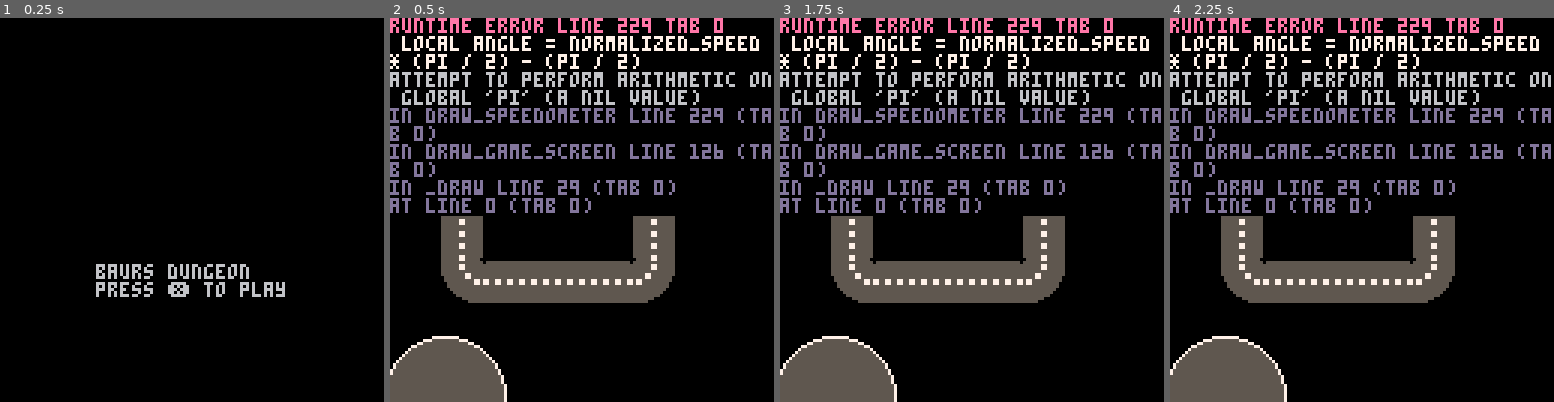
Above: before the commit, frames 1-4 (left to right).
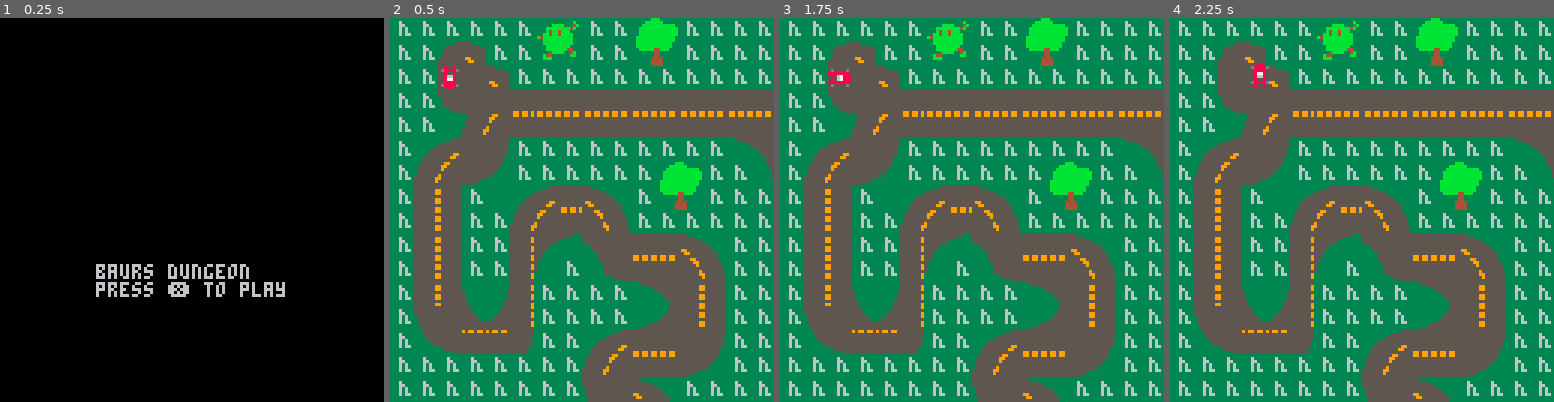
Above: after the commit, the same moments.

Repository: The-Zealander/Vektor-race-clone
Game: PICO-8 cartridge racinggame.p8
Same seed, same stepped clock (60 frames per second), same inputs: the game is played once before the commit and once after it.
Inputs:
- Up to frame 1 (0.25 s): no input
- Up to frame 2 (0.5 s): tap X (X key) at 0.33 s
- Up to frame 3 (1.75 s): tap X (X key) at 1.07 s; hold Right from 1.6 s (still down)
- Up to frame 4 (2.25 s): tap X (X key) at 1.85 s; release Right at 2.1 s; hold Up from 2.15 s (still down)

Frame 1 is identical in both runs. In frame 2, 96% of the frame differs, in the area x 0-100%, y 0-100%; in frame 3, 96%; in frame 4, 96%.
Error before the commit: runtime error line 229 tab 0; local angle = normalized_speed * (pi / 2) - (pi / 2); attempt to perform arithmetic on global 'pi' (a nil value)

Commit message:
Add files via upload

Diff:
--- a/racinggame.p8
+++ b/racinggame.p8
@@ -121,91 +121,115 @@
   current_interaction_text = ""
  end
 end
-
+pal(table, 2)
 function draw_game_screen()
- cls(0)
+ cls(3)
  map()
  draw_player()
- draw_speedometer(18+cam_x, 126+cam_y, 20)
+--- draw_speedometer(18+cam_x, 126+cam_y, 20)
  draw_iui()
 end
 -->8
 -- player/player
-
 player = {
- x = 60,
- y = 60,
- dx = 0, -- horizontal velocity
- dy = 0, -- vertical velocity
- max_kph = 170, -- max speed in kph
- max_speed = 1.5, -- max speed in game units
- accel_kph = 10, -- acceleration in kph per second
- decel_kph = 5, -- deceleration in kph per second
- friction = 0.98, -- friction factor for natural slowdown
- direction = "down", -- initial direction
+  x = 0,
+  y = 0,
+  dx = 0, -- horizontal velocity
+  dy = 0, -- vertical velocity
+  max_kph = 300, -- max speed in kph
+  max_speed = 10, -- max speed in game units
+  accel_kph = 10, -- acceleration in kph per second
+  decel_kph = 5, -- deceleration in kph per second
+  friction = 0.95, -- friction factor for natural slowdown
+  direction = "down", -- initial direction
 }
 
 function init_player()
- player.x = 16
- player.y = 16
- player.dx = 0
- player.dy = 0
- player.direction = "down"
+  player.x = 16
+  player.y = 16
+  player.dx = 0
+  player.dy = 0
+  player.direction = "down"
+end
+
+-- new function: check if the player touches a tile with flag 7
+function check_restart()
+  -- get the tile at the player's current position
+  local tile_x = flr(player.x / 8) -- convert position to tile index
+  local tile_y = flr(player.y / 8)
+
+  -- get the tile id at the player's position
+  local tile_id = mget(tile_x, tile_y)
+
+  -- new: check if the tile has flag 7 set
+  if fget(tile_id, 7) then
+    restart_game() -- restart the game if flag 7 is set
+  end
+end
+
+-- new function: restart the game by resetting the player's state
+function restart_game()
+  -- reset player position and other state
+  init_player() -- reinitializes the player to the starting position
+  -- you can reset other variables here if needed
 end
 
 function update_player()
- -- convert max speed in kph to game units
- local max_game_speed = player.max_kph / 170 -- scale factor
- local accel = player.accel_kph / 170
- local decel = player.decel_kph / 170
-
- -- acceleration logic for velocity vector
- if btn(⬅️) then
-  player.dx = max(player.dx - accel, -max_game_speed)
-  player.direction = "left"
- elseif btn(➡️) then
-  player.dx = min(player.dx + accel, max_game_speed)
-  player.direction = "right"
- else
-  -- decelerate horizontally
-  player.dx *= player.friction
- end
-
- if btn(⬆️) then
-  player.dy = max(player.dy - accel, -max_game_speed)
-  player.direction = "up"
- elseif btn(⬇️) then
-  player.dy = min(player.dy + accel, max_game_speed)
-  player.direction = "down"
- else
-  -- decelerate vertically
-  player.dy *= player.friction
- end
-
- -- update position based on velocity
- local new_x = player.x + player.dx
- local new_y = player.y + player.dy
-
- -- prevent movement into walls
- if not is_wall_tile_area(new_x, player.y) then
-  player.x = new_x
- end
- if not is_wall_tile_area(player.x, new_y) then
-  player.y = new_y
- end
+  -- convert max speed in kph to game units
+  local max_game_speed = player.max_kph / 170 -- scale factor
+  local accel = player.accel_kph / 170
+  local decel = player.decel_kph / 170
+
+  -- acceleration logic for velocity vector
+  if btn(⬅️) then
+    player.dx = max(player.dx - accel, -max_game_speed)
+    player.direction = "left"
+  elseif btn(➡️) then
+    player.dx = min(player.dx + accel, max_game_speed)
+    player.direction = "right"
+  else
+    -- decelerate horizontally
+    player.dx *= player.friction
+  end
+
+  if btn(⬆️) then
+    player.dy = max(player.dy - accel, -max_game_speed)
+    player.direction = "up"
+  elseif btn(⬇️) then
+    player.dy = min(player.dy + accel, max_game_speed)
+    player.direction = "down"
+  else
+    -- decelerate vertically
+    player.dy *= player.friction
+  end
+
+  -- update position based on velocity
+  local new_x = player.x + player.dx
+  local new_y = player.y + player.dy
+
+  -- prevent movement into walls
+  if not is_wall_tile_area(new_x, player.y) then
+    player.x = new_x
+  end
+  if not is_wall_tile_area(player.x, new_y) then
+    player.y = new_y
+  end
+
+  -- new: check if player touches a tile with flag 7
+  check_restart()
 end
 
 function draw_player()
- -- draw the player sprite based on direction
- if player.direction == "up" then
-  spr(1, player.x, player.y)
- elseif player.direction == "down" then
-  spr(3, player.x, player.y)
- elseif player.direction == "left" then
-  spr(2, player.x, player.y)
- elseif player.direction == "right" then
-  spr(4, player.x, player.y)
- end
+  -- draw the player sprite based on direction
+  if player.direction == "up" then
+    spr(1, player.x, player.y)
+  elseif player.direction == "down" then
+    spr(3, player.x, player.y)
+  elseif player.direction == "left" then
+    spr(2, player.x, player.y)
+  elseif player.direction == "right" then
+    spr(4, player.x, player.y)
+  end
 end
 
 -->8
@@ -512,18 +536,29 @@
 
 
 __gff__
-0000000000000000000000000000000000000000000000000000000000000000000000000000000000000000000000000000000000000000000000000000000000000000000000000000000000000000000000000000000000000000000000000000000000000000000000000000010003030303020200000003000300000001
+0000000000000000000000000000000000000000000000000000000000000000000000000000000000000000000000000000000000000000000000000000000000000000000000008000000000000000000000000000000000000000000000000000000000000000000000000000010003030303020200000003000300000001
 0000000000000000000000000000000000000000000000000000000000000000000000000000000000000000000000000000000000000000000000000000000000000000000000000000000000000000000000000000000000000000000000000000000000000000000000000000000000000000000000000000000000000000
 __map__
-000000000000000000000000000000000000000000000000000000000000000000000000000000000000000000000000000000000000000000000000000000000000003d3d3d3d3d3d3d3d3d3d3d3d00000000000000000000000000000000000000000000000000000000000000000000000000000000000000000000000000
-000000000000000000000000000000000000000000000000000000000000000000000000000000000000000000000000000000000000000000000000000000000000003d3d3d3d3d3d3d3d3d3d3d3d00000000000000000000000000000000000000000000000000000000000000000000000000000000000000000000000000
-0000cccdeaebeaebeaebeaebcecf00000000000000000000000000000000000000000000000000000000000000000000000000000000000000000000000000000000003d3d3d3d3d3d3d3d3d3d3d3d00000000000000000000000000000000000000000000000000000000000000000000000000000000000000000000000000
-0000dcddfafbfafbfafbfafbdedf00000000000000000000000000000000000000000000000000000000000000000000000000000000000000000000000000000000003d3d3d3d3d3d3d3d3d3d3d3d00000000000000000000000000000000000000000000000000000000000000000000000000000000000000000000000000
-0000cacb000000000000cccdeeef00000000000000000000000000000000000000000000000000000000000000000000000000000000000000000000000000000000003d3d3d3d3d3d3d3d3d3d3d3d00000000000000000000000000000000000000000000000000000000000000000000000000000000000000000000000000
-0000dadb000000000000dcddfeff00000000000000000000000000000000000000000000000000000000000000000000000000000000000000000000000000000000003d3d3d3d3d3d3d3d3d3d3d3d00000000000000000000000000000000000000000000000000000000000000000000000000000000000000000000000000
-0000cacb000000000000cacb000000000000000000000000000000000000000000000000000000000000000000000000000000000000000000000000000000000000003d3d3d3d3d3d3d3d3d3d3d3d00000000000000000000000000000000000000000000000000000000000000000000000000000000000000000000000000
-0000dadb000000000000dadb000000000000000000000000000000000000000000000000000000000000000000000000000000000000000000000000000000000000003d3d3d3d3d3d3d3d3d3d3d3d00000000000000000000000000000000000000000000000000000000000000000000000000000000000000000000000000
-0000cacb000000000000cacb000000000000000000000000000000000000000000000000000000000000000000000000000000000000000000000000000000000000003d3d3d3d3d3d3d3d3d3d3d3d00000000000000000000000000000000000000000000000000000000000000000000000000000000000000000000000000
-0000dadb000000000000dadb0000000000000000000000000000000000000000000000000000000000000000000000000000000000000000000000000000000000000000000000000000000000000000000000000000000000000000000000000000000000000000000000000000000000000000000000000000000000000000
-0000ecedeaebeaebeaebeeef0000000000000000000000000000000000000000000000000000000000000000000000000000000000000000000000000000000000000000000000000000000000000000000000000000000000000000000000000000000000000000000000000000000000000000000000000000000000000000
-0000fcfdfafbfafbfafbfeff0000000000000000000000000000000000000000000000000000000000000000000000000000000000000000000000000000000000000000000000000000000000000000000000000000000000000000000000000000000000000000000000000000000000000000000000000000000000000000
+484848484848494a48484b4c484848484848484848484848480000000000000000000000000000000000000000000000000000000000000000000000000000000000003d3d3d3d3d3d3d3d3d3d3d3d00000000000000000000000000000000000000000000000000000000000000000000000000000000000000000000000000
+4848121a4848595a48485b5c484848484848484848484848480000000000000000000000000000000000000000000000000000000000000000000000000000000000003d3d3d3d3d3d3d3d3d3d3d3d00000000000000000000000000000000000000000000000000000000000000000000000000000000000000000000000000
+484814141a48484848484848484848484848484848484848480000000000000000000000000000000000000000000000000000000000000000000000000000000000003d3d3d3d3d3d3d3d3d3d3d3d00000000000000000000000000000000000000000000000000000000000000000000000000000000000000000000000000
+484822141416161716171617161716171a1b484800000000000000000000484848000000000000000000000000000000000000000000000000000000000000000000003d3d3d3d3d3d3d3d3d3d3d3d00000000000000000000000000000000000000000000000000000000000000000000000000000000000000000000000000
+4848002c2d26262726272627262726272a2b484848484848484848484848484848000000000000000000000000000000000000000000000000000000000000000000003d3d3d3d3d3d3d3d3d3d3d3d00000000000000000000000000000000000000000000000000000000000000000000000000000000000000000000000000
+481c1d141548484848484848484846471819404848484848484848484848484848000000000000000000000000000000000000000000000000000000000000000000003d3d3d3d3d3d3d3d3d3d3d3d00000000000000000000000000000000000000000000000000000000000000000000000000000000000000000000000000
+482c2d24254848484848484b4c4848572829504848484848484848484848484848000000000000000000000000000000000000000000000000000000000000000000003d3d3d3d3d3d3d3d3d3d3d3d00000000000000000000000000000000000000000000000000000000000000000000000000000000000000000000000000
+48181948001c1d161a1b485b5c4848481e1f161716171617161716171a1b484848000000000000000000000000000000000000000000000000000000000000000000003d3d3d3d3d3d3d3d3d3d3d3d00000000000000000000000000000000000000000000000000000000000000000000000000000000000000000000000000
+48282948482c2d262a2b4848484848482e2f262726272627262726272a2b484848000000000000000000000000000000000000000000000000000000000000000000003d3d3d3d3d3d3d3d3d3d3d3d00000000000000000000000000000000000000000000000000000000000000000000000000000000000000000000000000
+4818194848184445471f16171a1b484848484848484848484848484818194848480000000000000000000000000000000000000000000000000000000000000000000000000000000000000000000000000000000000000000000000000000000000000000000000000000000000000000000000000000000000000000000000
+4828294848285448572f26272a2b484848484848484848484848484828294848480000000000000000000000000000000000000000000000000000000000000000000000000000000000000000000000000000000000000000000000000000000000000000000000000000000000000000000000000000000000000000000000
+481819404318484848484647181948481c1d161716171a1b4848484818194848480000000000000000000000000000000000000000000000000000000000000000000000000000000000000000000000000000000000000000000000000000000000000000000000000000000000000000000000000000000000000000000000
+481e1f505328484848485253282948482c2d262726272a2b4848484828294848480000000000000000000000000000000000000000000000000000000000000000000000000000000000000000000000000000000000000000000000000000000000000000000000000000000000000000000000000000000000000000000000
+482e2f27271548481c1d1617141548481819444548481e1f1a1b484318194848480000000000000000000000000000000000000000000000000000000000000000000000000000000000000000000000000000000000000000000000000000000000000000000000000000000000000000000000000000000000000000000000
+48484848484848482c2d2627242548482829544848482e2f2a2b525328294848480000000000000000000000000000000000000000000000000000000000000000000000000000000000000000000000000000000000000000000000000000000000000000000000000000000000000000000000000000000000000000000000
+48484848484848481e1f1a1b48484848181948484b4c48001e1f161714154848480000000000000000000000000000000000000000000000000000000000000000000000000000000000000000000000000000000000000000000000000000000000000000000000000000000000000000000000000000000000000000000000
+000000000048484848472a2b48484848282948485b5c48482e2f262724254848480000000000000000000000000000000000000000000000000000000000000000000000000000000000000000000000000000000000000000000000000000000000000000000000000000000000000000000000000000000000000000000000
+000000000000484848481e1f1a1b484818194848484848484848484848484848480000000000000000000000000000000000000000000000000000000000000000000000000000000000000000000000000000000000000000000000000000000000000000000000000000000000000000000000000000000000000000000000
+0000000000000048484846472a2b484828294848484848484848484848484800000000000000000000000000000000000000000000000000000000000000000000000000000000000000000000000000000000000000000000000000000000000000000000000000000000000000000000000000000000000000000000000000
+000000000000004b4c4848001e1f161714154848000000000000000000000000000000000000000000000000000000000000000000000000000000000000000000000000000000000000000000000000000000000000000000000000000000000000000000000000000000000000000000000000000000000000000000000000
+000000000000005b5c4848484647262724254848000000000000000000000000000000000000000000000000000000000000000000000000000000000000000000000000000000000000000000000000000000000000000000000000000000000000000000000000000000000000000000000000000000000000000000000000
+0000000000000000000000484848484848484848000000000000000000000000000000000000000000000000000000000000000000000000000000000000000000000000000000000000000000000000000000000000000000000000000000000000000000000000000000000000000000000000000000000000000000000000
+0000000000000000000000000000000000484800000000000000000000000000000000000000000000000000000000000000000000000000000000000000000000000000000000000000000000000000000000000000000000000000000000000000000000000000000000000000000000000000000000000000000000000000
Not shown, changed: 35 lines of the sprite sheet (__gfx__) section of racinggame.p8
